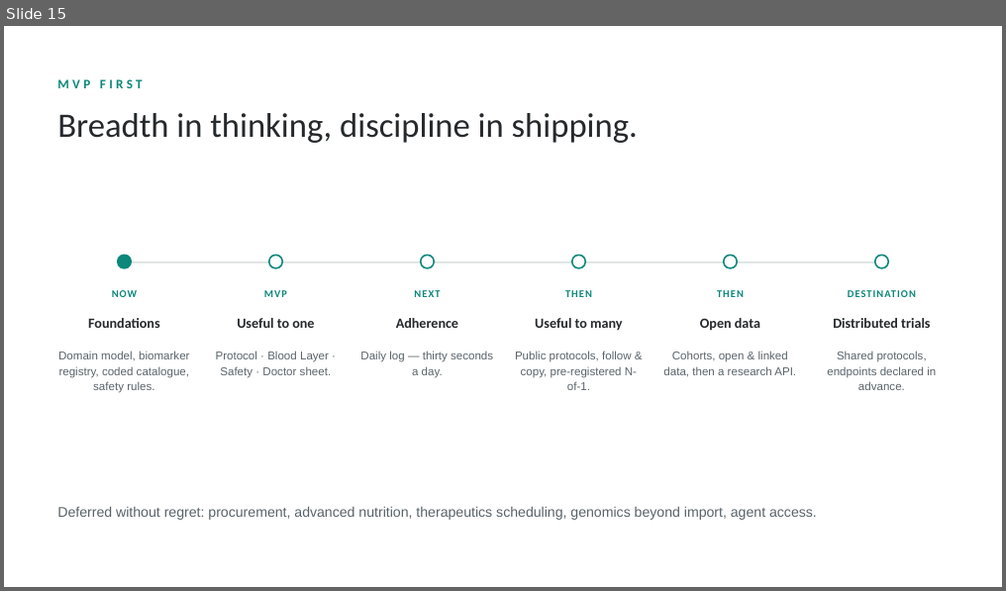
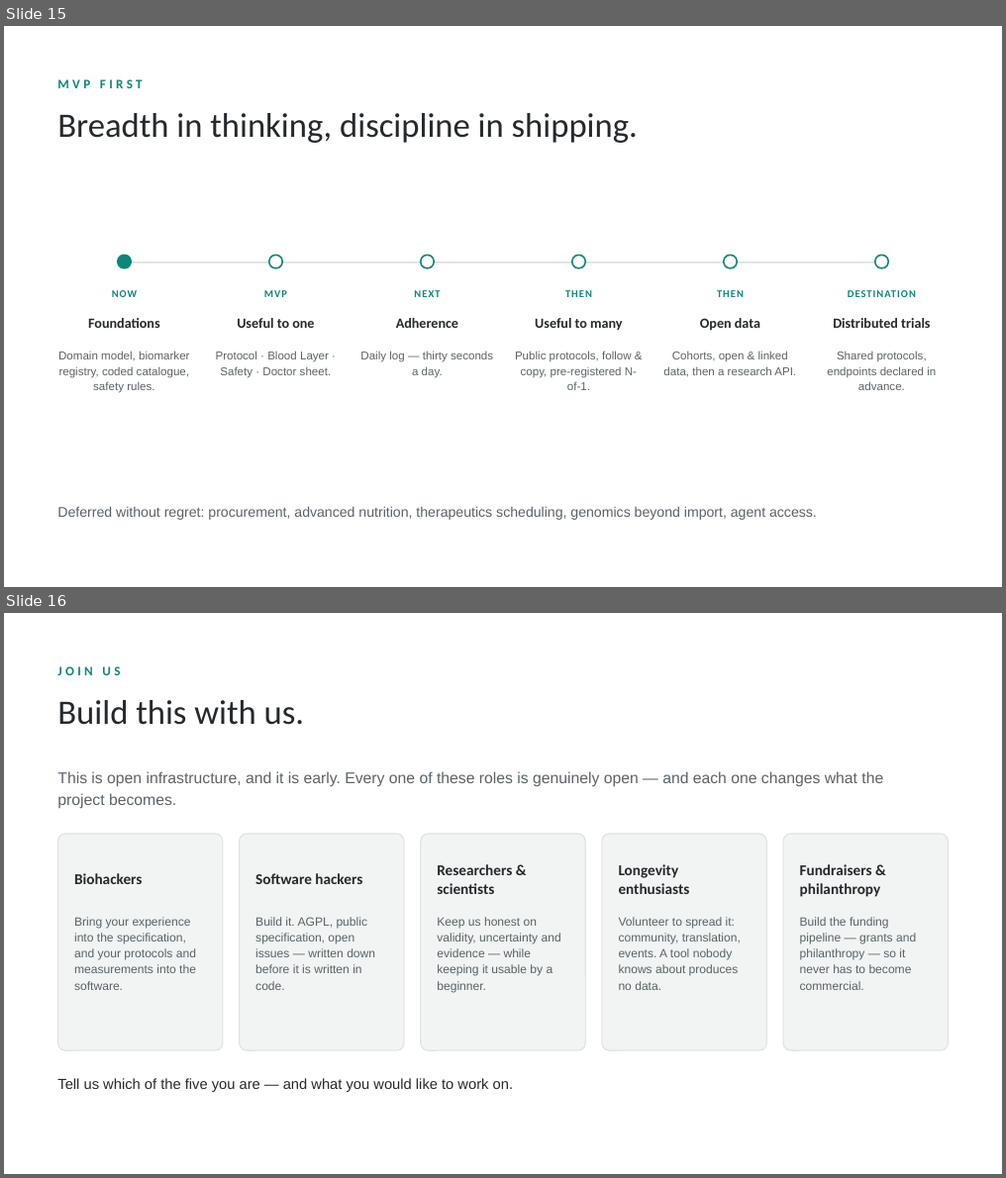
Before and after one commit to hackingbiology/biohackit, a slide deck: docs/presentation/biohackit-deck.pptx. Shown one above the other, each under a label of ours: slide 15 before the commit, slides 15 and 16 after it. The pictures are 1006x591 and 1006x1178 pixels, drawn with LibreOffice and Linux fonts; fonts in the diff are those of the drawing. Boxes give left, top, right and bottom in pixels: in the first picture for what was removed or moved away, otherwise in the second. Text is boxed around its words. In the diff, an @@ line names an element or a change of style, - is before the commit and + after.

```diff
--- a/docs/presentation/biohackit-deck.pptx
+++ b/docs/presentation/biohackit-deck.pptx
@@ slide 16 added at [4, 613, 1002, 1174], background #FFFFFF @@
@@ text added at [57, 666, 120, 675], 12.5 pt, text #0C877A, bold @@
+JOIN US
@@ text added at [57, 700, 304, 725], 33 pt, text #25292C @@
+Build this with us.
@@ text added at [57, 771, 883, 809], 15 pt, text #59636A @@
+This is open infrastructure, and it is early. Every one of these roles is genuinely open — and each one changes what the project becomes.
@@ rounded rectangle added at [57, 834, 223, 1051], fill #F1F4F3, outline #DDE3E1 1 pt @@
@@ rounded rectangle added at [239, 834, 404, 1051], fill #F1F4F3, outline #DDE3E1 1 pt @@
@@ rounded rectangle added at [421, 834, 586, 1051], fill #F1F4F3, outline #DDE3E1 1 pt @@
@@ rounded rectangle added at [602, 834, 767, 1051], fill #F1F4F3, outline #DDE3E1 1 pt @@
@@ rounded rectangle added at [783, 834, 948, 1051], fill #F1F4F3, outline #DDE3E1 1 pt @@
@@ text added at [74, 873, 142, 884], 14.5 pt, text #25292C, bold @@
+Biohackers
@@ text added at [255, 873, 362, 884], 14.5 pt, text #25292C, bold @@
+Software hackers
@@ text added at [437, 864, 512, 894], 14.5 pt, text #25292C, bold @@
+Researchers & scientists
@@ text added at [619, 864, 690, 894], 14.5 pt, text #25292C, bold @@
+Longevity enthusiasts
@@ text added at [800, 864, 881, 897], 14.5 pt, text #25292C, bold @@
+Fundraisers & philanthropy
@@ text added at [74, 917, 196, 990], 11.5 pt, text #59636A @@
+Bring your experience into the specification, and your protocols and measurements into the software.
@@ text added at [255, 917, 375, 990], 11.5 pt, text #59636A @@
+Build it. AGPL, public specification, open issues — written down before it is written in code.
@@ text added at [437, 917, 561, 992], 11.5 pt, text #59636A @@
+Keep us honest on validity, uncertainty and evidence — while keeping it usable by a beginner.
@@ text added at [619, 917, 741, 990], 11.5 pt, text #59636A @@
+Volunteer to spread it: community, translation, events. A tool nobody knows about produces no data.
@@ text added at [800, 917, 916, 990], 11.5 pt, text #59636A @@
+Build the funding pipeline — grants and philanthropy — so it never has to become commercial.
@@ text added at [57, 1078, 513, 1092], 14 pt, text #25292C @@
+Tell us which of the five you are — and what you would like to work on.
```
Also in this commit, not shown: 1 other slide added, 1 other file.
